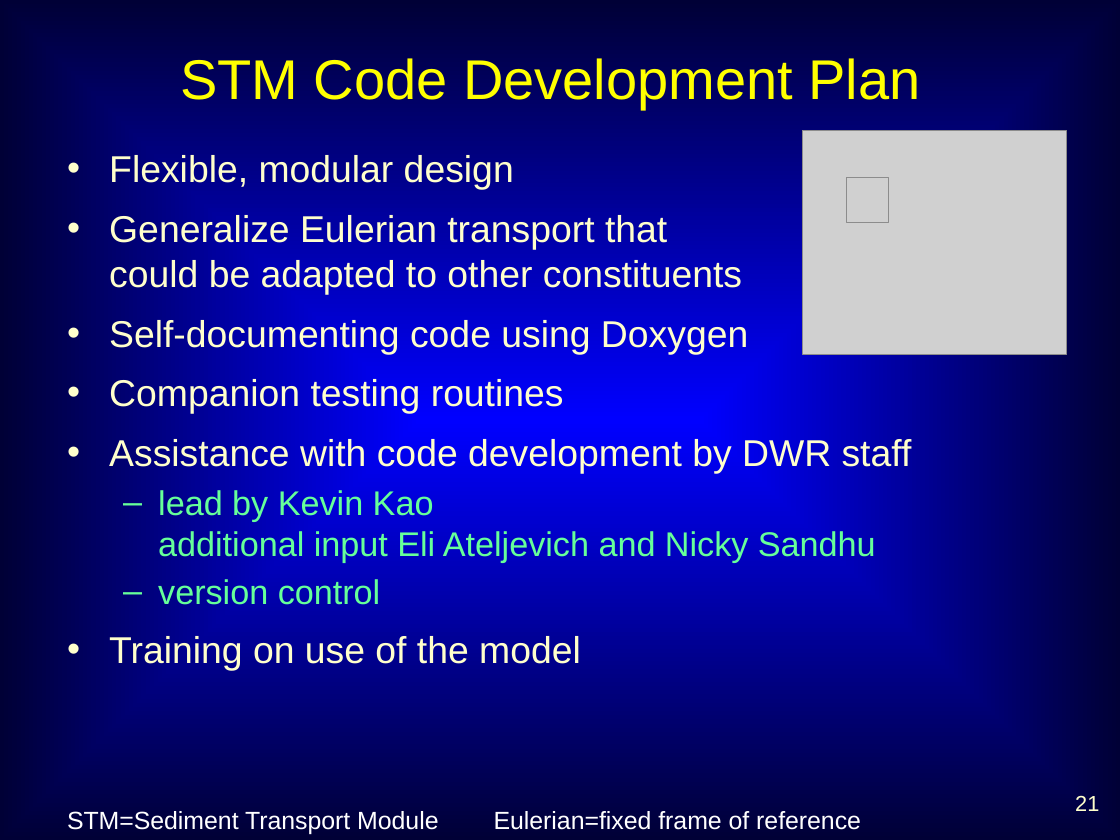
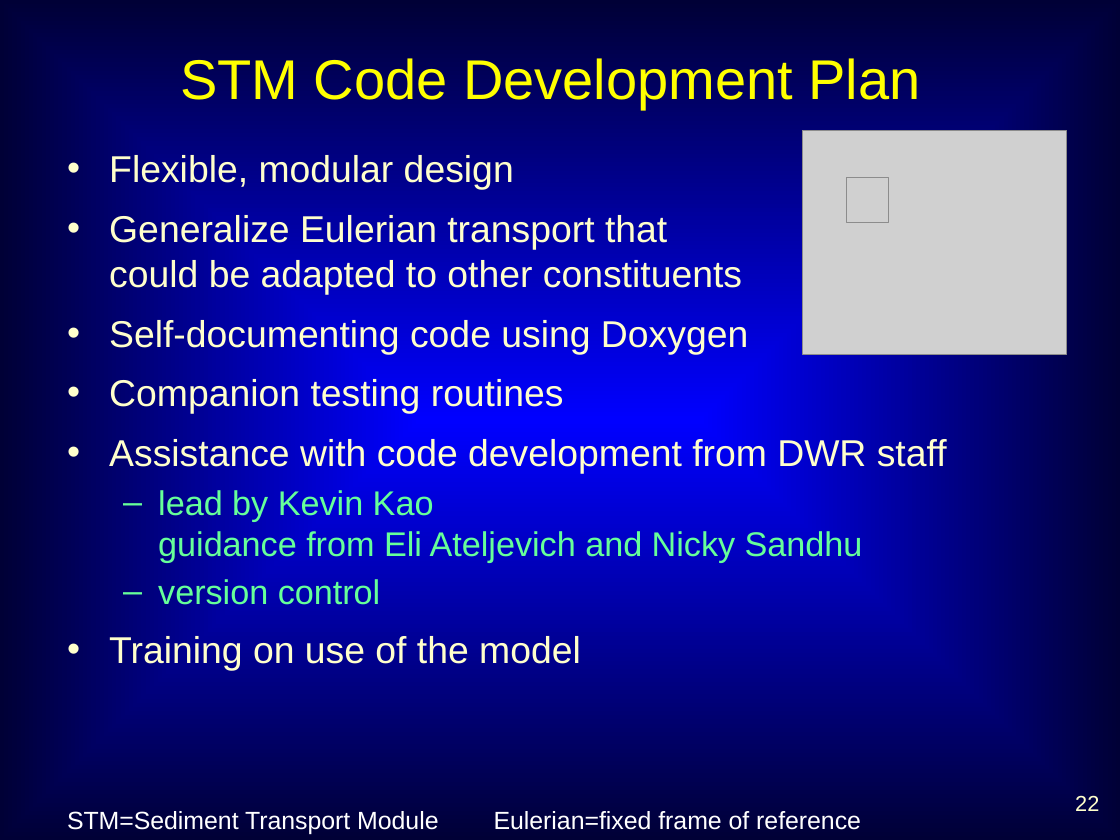
Before and after one commit to dwr-psandhu/dsm2-stm, a slide deck: slide 22 of stm/documents/TAC/Jan10/STM_TAC_Jan10_jamiea.pptx (slide 21 before the commit). Drawn at 1120x840 pixels with LibreOffice and Linux fonts; fonts in the diff are those of the drawing; grey boxes stand for pictures. Boxes give left, top, right and bottom in pixels: in the first picture for what was removed or moved away, otherwise in the second. Text is boxed around its words. In the diff, an @@ line names an element or a change of style, - is before the commit and + after.

Commit message:
Updated files for TAC

```diff
--- a/stm/documents/TAC/Jan10/STM_TAC_Jan10_jamiea.pptx
+++ b/stm/documents/TAC/Jan10/STM_TAC_Jan10_jamiea.pptx
@@ text at <box>109,437,947,562</box>: text changed @@
-• Assistance with code development by DWR staff
-  – lead by Kevin Kao
-    additional input Eli Ateljevich and Nicky Sandhu
+• Assistance with code development from DWR staff
+  – lead by Kevin Kao
+    guidance from Eli Ateljevich and Nicky Sandhu
@@ page number at <box>1075,795,1099,811</box>: text changed @@
-21
+22
```
Also in this commit, not shown: 8 other slides changed, 3 slides added, 1 slide removed.
